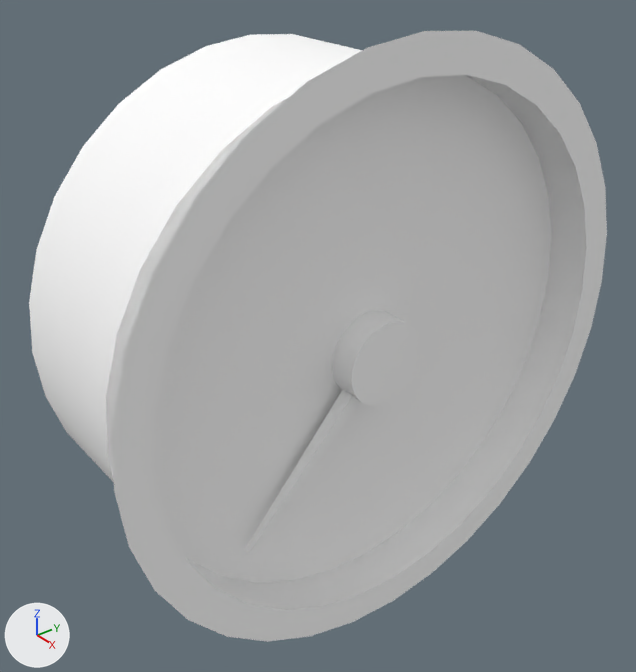
Before and after pictures for a commit that changed the Blender file dev/blender/instruments/rpm.blend.
One viewpoint serves both versions: a camera (50 mm lens) standing at (-0.3014, -0.3797, -0.0513) and looking at (-0.3855, -0.3135, -0.1096). Arrows for +X, +Y and +Z are at lower left; the lights stay in place. The picture after the commit comes second.

Names of what the first picture shows: 'Case', 'Face', 'PointerCentre', 'PointerTip'.
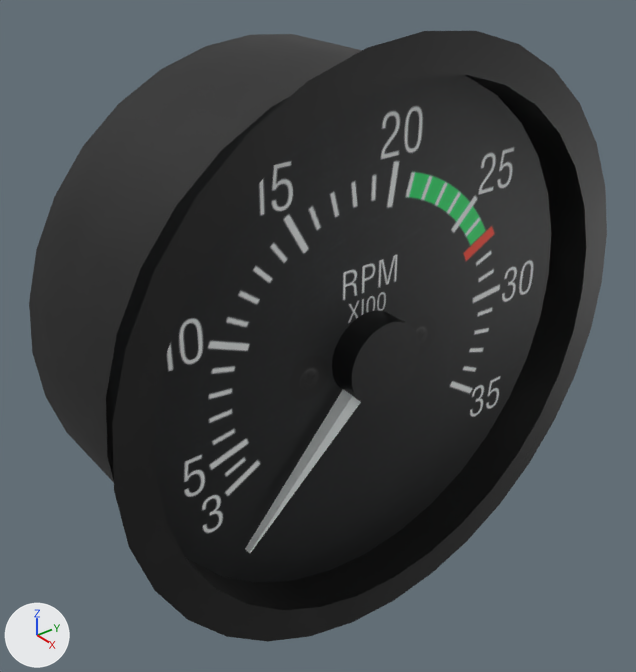
Changed parts and their boxes (x1, y1, x2, y2) in the pictures (636 x 672 px):
'Face', surface changed (white to black)
    both: (106, 75, 551, 583)
'Case', surface changed (white to black)
    both: (29, 31, 607, 642)
'PointerCentre', surface changed (white to black)
    both: (332, 311, 420, 405)

The change in detail:
Picture 'needle.png' (img_needle_png) is new.
In material 'knob' (mat_knob), base_color is no longer (1.0, 1.0, 1.0), white #ffffff.
Material 'knob' (mat_knob) is now built by principled_material('knob') instead of diffuse_material('knob').
In material 'knob' (mat_knob), texture is now set to img_needle_png.
In material 'face' (mat_face), base_color is no longer (1.0, 1.0, 1.0), white #ffffff.
Material 'face' (mat_face) is now built by principled_material('face') instead of diffuse_material('face').
In material 'face' (mat_face), texture is now set to img_needle_png.
In material 'Material' (mat_material), base_color is no longer (1.0, 1.0, 1.0), white #ffffff.
Material 'Material' (mat_material) is now built by principled_material('Material') instead of diffuse_material('Material').
In material 'Material' (mat_material), texture is now set to img_needle_png.
